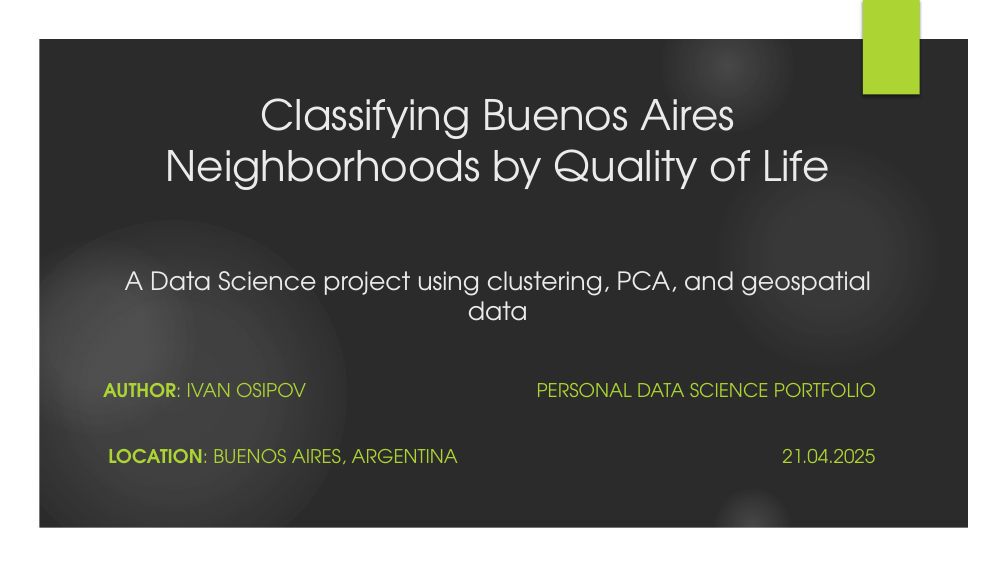
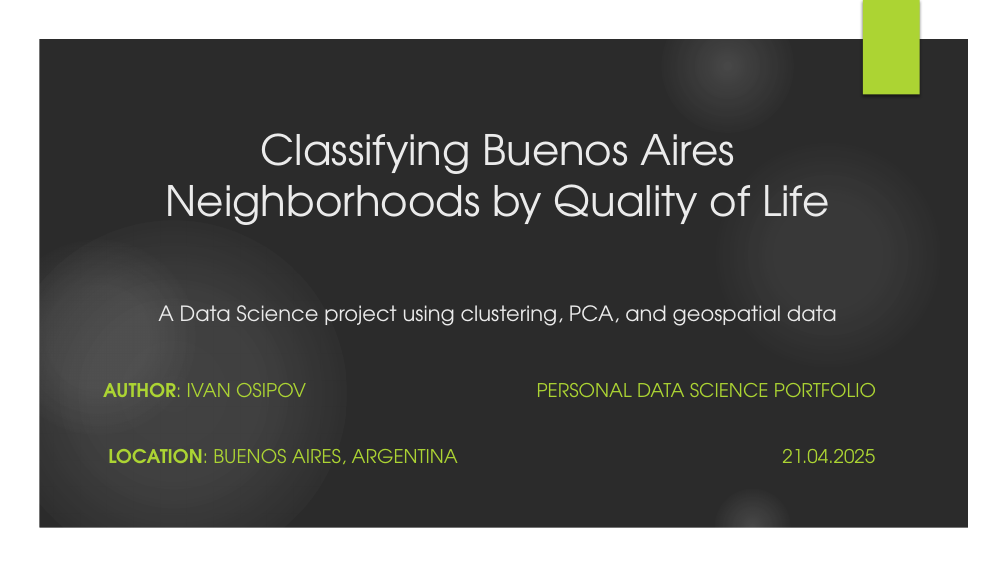
Before and after one commit to IvanOsipovDS/nivel-de-vida-ba, a slide deck: slide 1 of presentation/Classifying_Buenos_Aires_Neighborhoods_by_Quality_of_Life.pptx. Drawn at 1008x567 pixels with LibreOffice and Linux fonts; fonts in the diff are those of the drawing; background and template pictures are left out; a plain dark background stands for a picture behind light text. Boxes give left, top, right and bottom in pixels: in the first picture for what was removed or moved away, otherwise in the second. Text is boxed around its words. In the diff, an @@ line names an element or a change of style, - is before the commit and + after.

```diff
--- a/presentation/Classifying_Buenos_Aires_Neighborhoods_by_Quality_of_Life.pptx
+++ b/presentation/Classifying_Buenos_Aires_Neighborhoods_by_Quality_of_Life.pptx
@@ title "Classifying Buenos Aires Neighborhoods by ..." at [158, 133, 837, 326]: size 24 to 20 pt in "A Data Science project using clustering, PCA, ..." @@
```
Also in this commit, not shown: 3 other slides changed.
